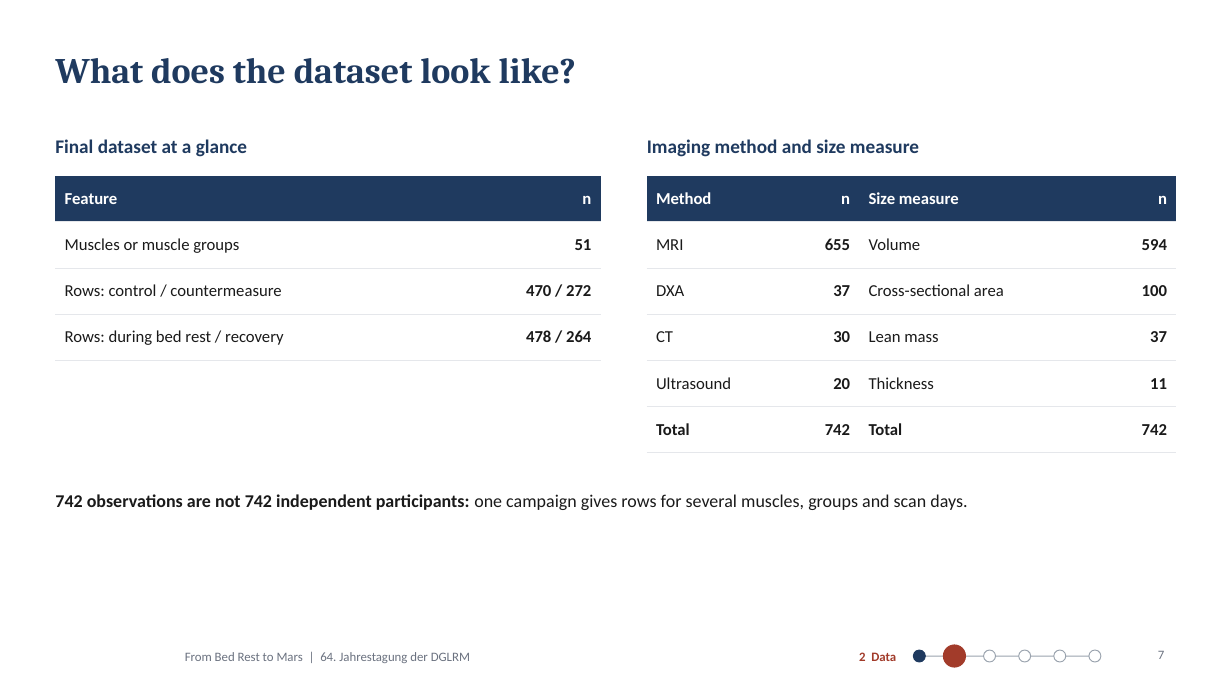
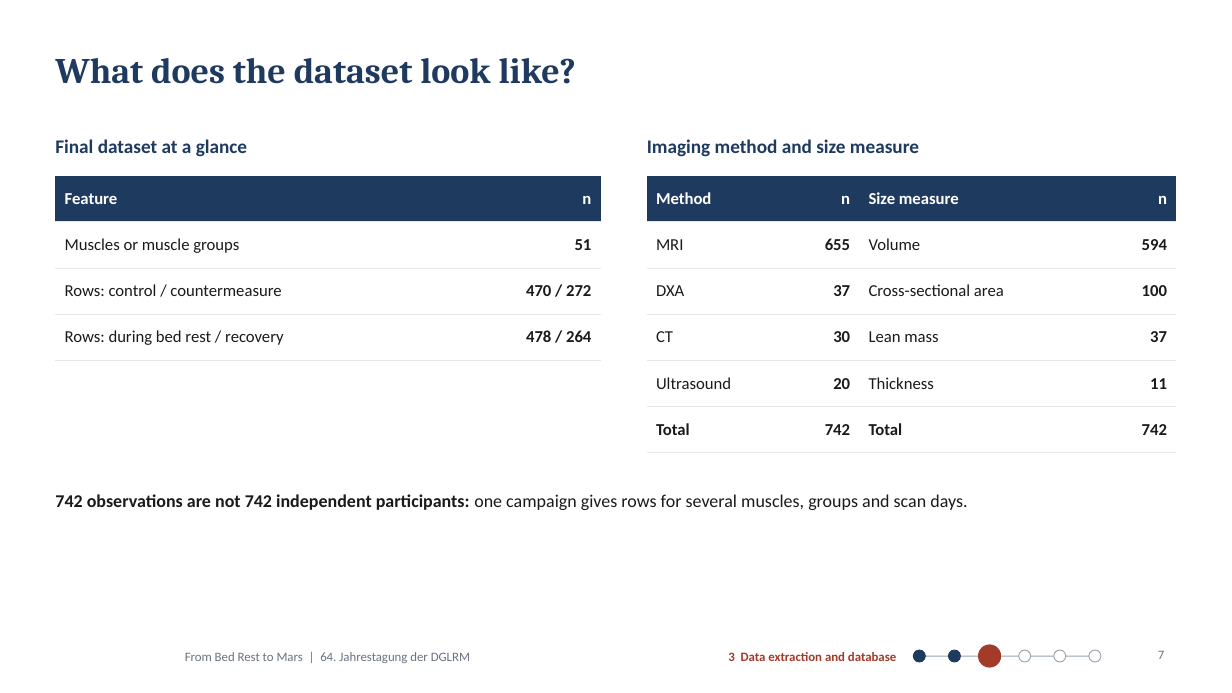
Before and after one commit to MiladBahariQaragoz/BedrestToMars, a slide deck: slide 7 of presentation/bed-rest-to-mars-talk.pptx. Drawn at 1232x693 pixels with LibreOffice and Linux fonts; fonts in the diff are those of the drawing; background and template pictures are left out. Boxes give left, top, right and bottom in pixels: in the first picture for what was removed or moved away, otherwise in the second. Text is boxed around its words. In the diff, an @@ line names an element or a change of style, - is before the commit and + after.

```diff
--- a/presentation/bed-rest-to-mars-talk.pptx
+++ b/presentation/bed-rest-to-mars-talk.pptx
@@ text at box(728, 652, 896, 661): text changed @@
-2 Data
+3 Data extraction and database
@@ ellipse: place and size @@
-ellipse at box(944, 645, 966, 667)
+ellipse at box(949, 651, 961, 663)
@@ ellipse at box(949, 651, 961, 663): fill #A23B2A to #1F3A5F; outline #A23B2A 0.75 pt to #1F3A5F 0.75 pt @@
@@ ellipse: place and size @@
-ellipse at box(983, 651, 995, 663)
+ellipse at box(979, 645, 1001, 667)
@@ ellipse at box(979, 645, 1001, 667): fill #FFFFFF to #A23B2A; outline #9AA3AE 0.75 pt to #A23B2A 0.75 pt @@
```
Also in this commit, not shown: 11 other slides changed, 1 slide removed, 4 other files.
